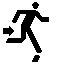
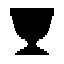
Layers edited between the first and the second 64 × 64 image:
hid "Exit", painted on it over [left=3, top=2, right=49, bottom=62]
showed "Trophy", painted on it over [left=4, top=8, right=54, bottom=62]
